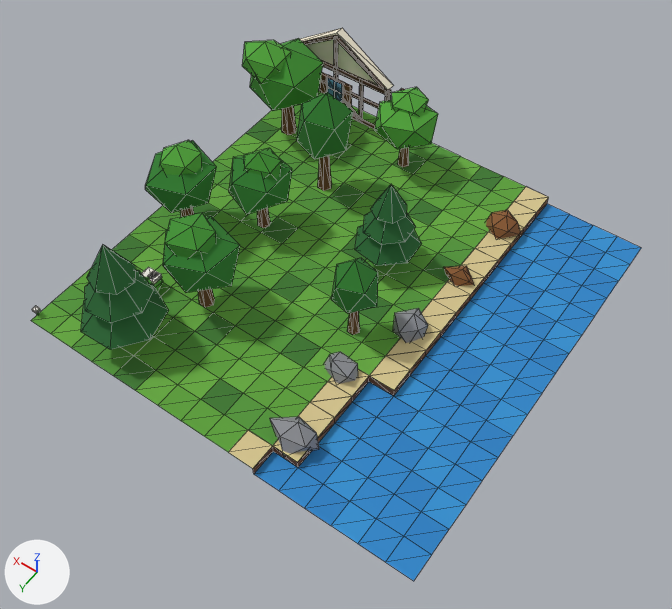
The glTF model assets/models/town/chunk_0_1.glb: old version first, new version second.
The view is the same before and after, from a 50 mm camera at (-4.2, -6.2, 26.2) aimed at (7.3, -22.4, 0.7). The lights are fixed; the arrows at lower left show +X, +Y and +Z. The picture after the commit comes second. Mesh edges are drawn as thin lines. Vertices at exactly the same position are counted once.

Before the edit, the objects in view are built like this:
```python
me_chunk_0_1 = bpy.data.meshes.new('chunk_0_1')
me_chunk_0_1.from_pydata(...)  # 930 vertices, 1512 faces; spans x 0.0..16.2, y -32.1..-16.0, z -0.5..4.8
me_chunk_0_1.materials.append(mat_water)
me_chunk_0_1.materials.append(mat_water_c)
me_chunk_0_1.materials.append(mat_water_b)
me_chunk_0_1.materials.append(mat_cliff)
me_chunk_0_1.materials.append(mat_grass_b)
me_chunk_0_1.materials.append(mat_grass_c)
me_chunk_0_1.materials.append(mat_grass_a)
me_chunk_0_1.materials.append(mat_grass_dark)
me_chunk_0_1.materials.append(mat_cliff_dark)
me_chunk_0_1.materials.append(mat_sand)
me_chunk_0_1.materials.append(mat_rock)
me_chunk_0_1.materials.append(mat_wood_dark)
me_chunk_0_1.materials.append(mat_timber)
me_chunk_0_1.materials.append(mat_glass)
me_chunk_0_1.materials.append(mat_leaf_b)
me_chunk_0_1.materials.append(mat_flower_w)
me_chunk_0_1.materials.append(mat_flower_p)
me_chunk_0_1.materials.append(mat_trunk)
me_chunk_0_1.materials.append(mat_leaf_c)
me_chunk_0_1.materials.append(mat_leaf_a)
me_chunk_0_1.materials.append(mat_plaster)
me_chunk_0_1.materials.append(mat_leaf_pine)
ob_chunk_0_1 = bpy.data.objects.new('chunk_0_1', me_chunk_0_1)
ob_chunk_0_1.location = (0.0, 0.0, 0.0)
```
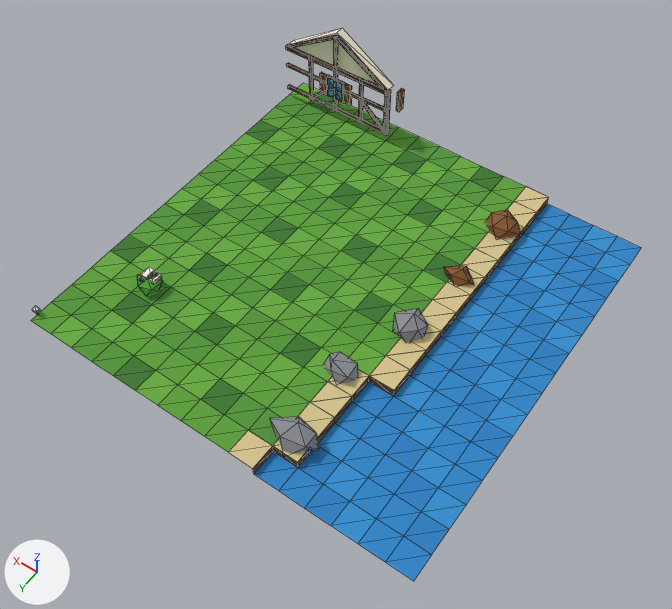
Where the change shows, as pixel boxes (x1, y1, x2, y2) in the pictures (672 x 609 px; the box of a moved part takes in the faces that stretch with it):
part 1 of me_chunk_0_1, deleted (green): before (81, 38, 438, 350)
part 2 of me_chunk_0_1, moved or reshaped: before (342, 97, 359, 120); after (312, 90, 384, 132)

Patch to the scene script:
```diff
--- a/assets/models/town/chunk_0_1.glb.py
+++ b/assets/models/town/chunk_0_1.glb.py
@@ me_chunk_0_1 @@
 # used by ob_chunk_0_1; location = (0.0, 0.0, 0.0)
-me_chunk_0_1.from_pydata(...)  # 930 vertices, 1512 faces; spans x 0.0..16.2, y -32.1..-16.0, z -0.5..4.8
+me_chunk_0_1.from_pydata(...)  # 630 vertices, 1020 faces; spans x 0.0..16.1, y -32.1..-16.0, z -0.5..4.2
+# me_chunk_0_1 part 1: 27 loose pieces with 300 vertices, spanning x 5.7..16.2, y -31.3..-16.1, z 0.0..4.8, are deleted
+# me_chunk_0_1 part 2
+# 2 vertices are removed from x 14.8, y -31.0..-30.9, z 1.5
+# 14 faces are deleted
+# 12 vertices in x 12.3..16.0, y -31.0..-30.9, z 0.5..1.6 move by (-1.3, 0.0, 0.0)
+# 2 vertices move within x 13.5, y -31.0..-30.9, z 1.5
+# 2 vertices are added at (12.2, -30.9, 1.5), (12.2, -31.0, 1.5)
+# 14 new faces join them, mat_timber
 me_chunk_0_1.materials.append(mat_water)
@@ me_chunk_0_1 @@
 me_chunk_0_1.materials.append(mat_flower_p)
-me_chunk_0_1.materials.append(mat_trunk)
-me_chunk_0_1.materials.append(mat_leaf_c)
-me_chunk_0_1.materials.append(mat_leaf_a)
 me_chunk_0_1.materials.append(mat_plaster)
-me_chunk_0_1.materials.append(mat_leaf_pine)
```
